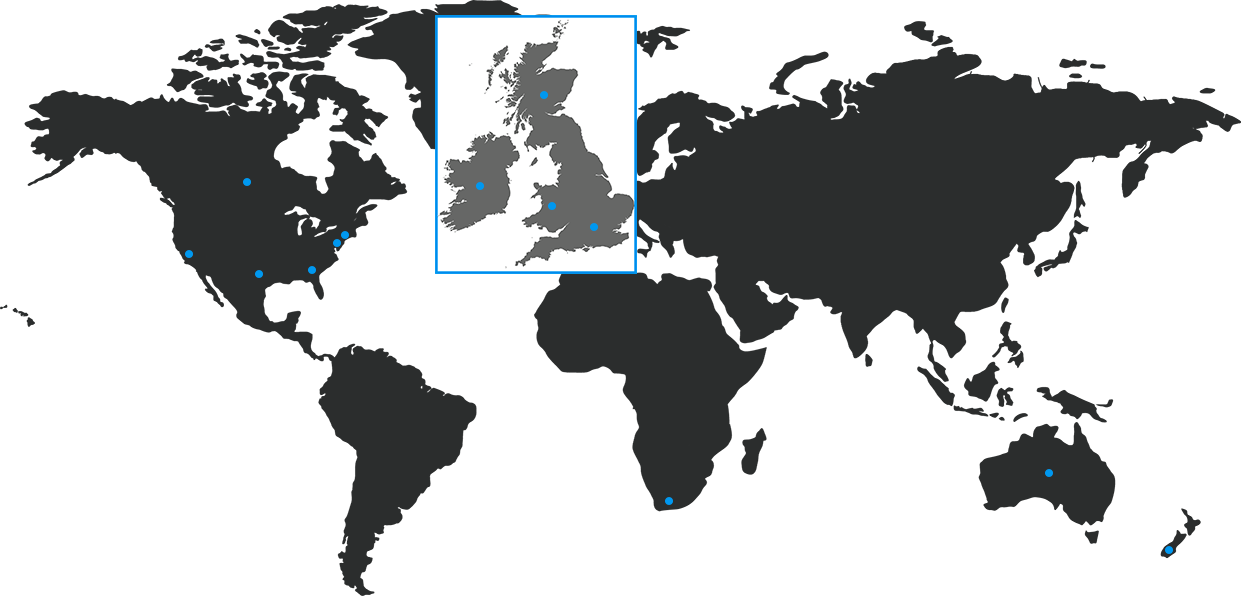
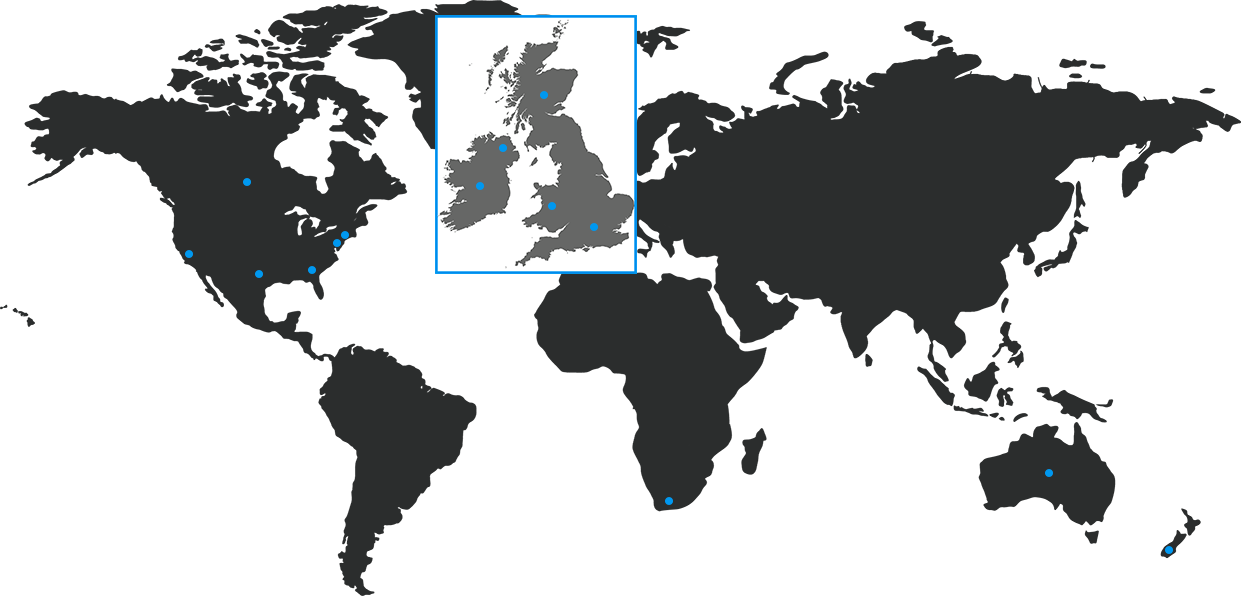
Revision of a layered 1241 × 596 image; what changed, layer by layer:
added layer "northern ireland" above "wales" over bbox(499, 144, 507, 152)
